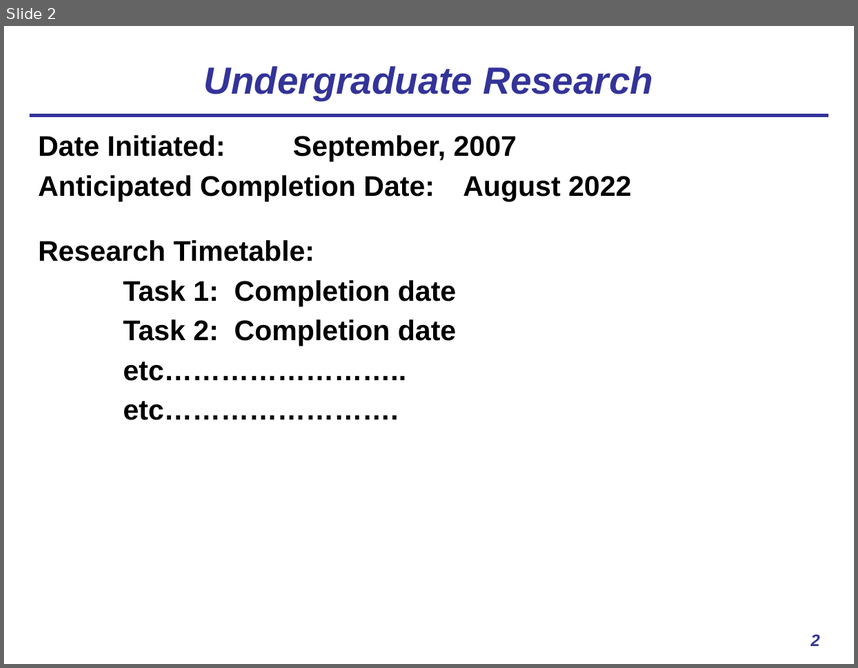
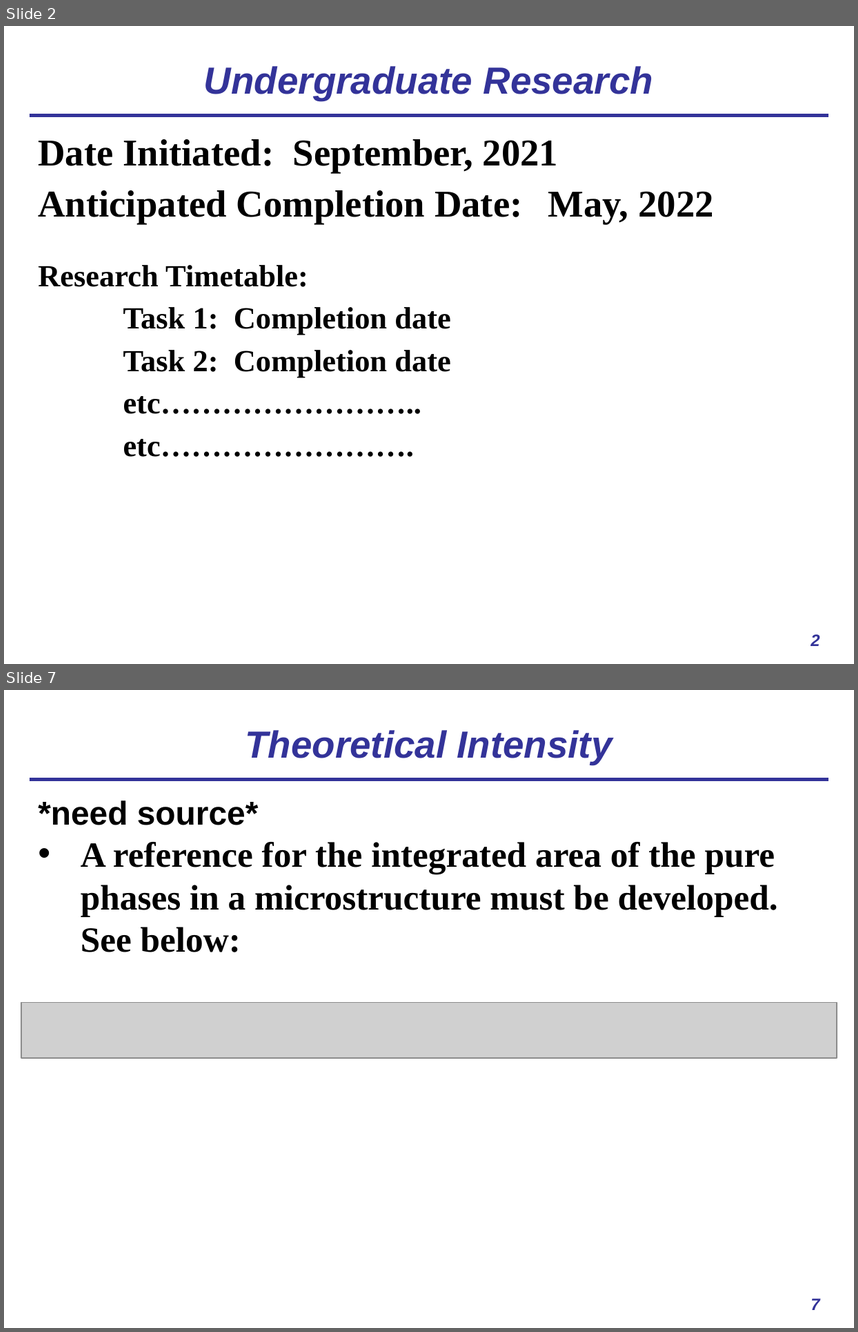
Before and after one commit to usnistgov/AusteniteCalculator, a slide deck: ASPPRC_presentation.pptx. Shown one above the other, each under a label of ours: slide 2 before the commit, slides 2 and 7 after it; the slides between them are not shown. The pictures are 858x668 and 858x1332 pixels, drawn with LibreOffice and Linux fonts; fonts in the diff are those of the drawing; grey boxes stand for pictures. Boxes give left, top, right and bottom in pixels: in the first picture for what was removed or moved away, otherwise in the second. Text is boxed around its words. In the diff, an @@ line names an element or a change of style, - is before the commit and + after.

```diff
--- a/ASPPRC_presentation.pptx
+++ b/ASPPRC_presentation.pptx
@@ slide 7 added at [4,690,854,1328], background #FFFFFF; not listed: 1 template element that a slide beside it also shows @@
@@ title added at [245,730,612,765], 32 pt, text #333399, bold, italic @@
+Theoretical Intensity
@@ text added at [38,800,778,952], 30 pt, text #000000, bold @@
+*need source*
+• A reference for the integrated area of the pure phases in a microstructure must be developed. See below:
@@ picture added at [21,1002,837,1057] @@
@@ page number added at [811,1298,820,1310], 14 pt, text #333399, bold, italic @@
+7
@@ slide 2 changed as well @@
@@ text at [38,139,714,224]: text changed; size 24 to 32 pt; font Arial to Times New Roman @@
-Date Initiated: September, 2007
-Anticipated Completion Date: August 2022
+Date Initiated: September, 2021
+Anticipated Completion Date: May, 2022
@@ text at [38,265,450,457]: size 24 to 26 pt, font Arial to Times New Roman in "Research Timetable:", "Task 1: Completion date", "Task 2: Completion date", "etc…………………….." and 1 more places @@
```
Also in this commit, not shown: 2 other slides changed, 5 other slides added, 2 slides removed.
